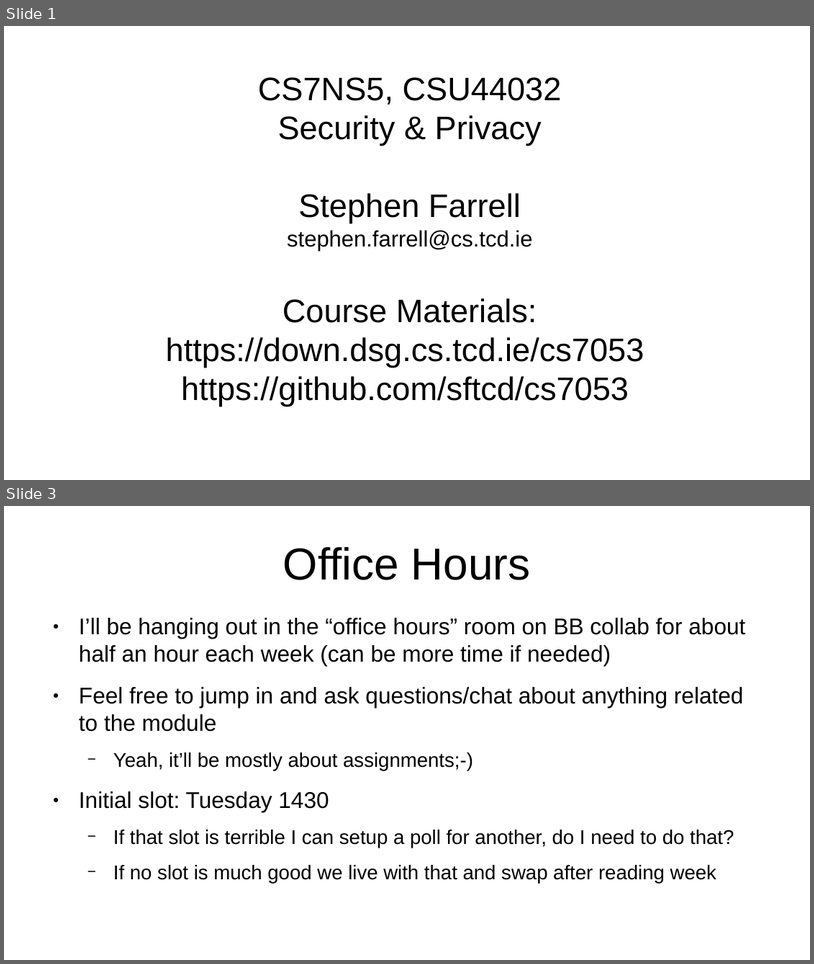
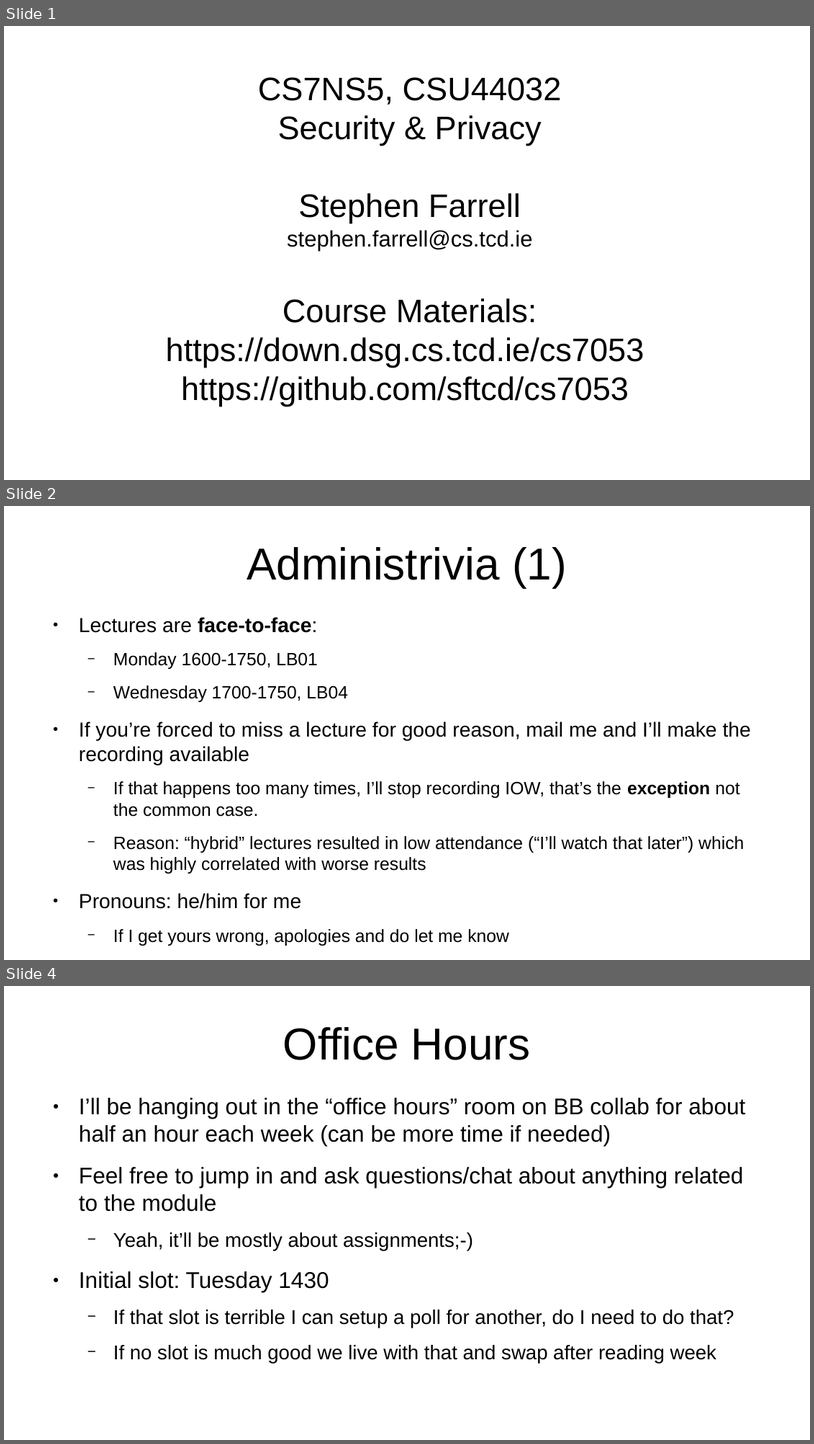
Before and after one commit to sftcd/cs7053, a slide deck: 2023lectures/00-quick-intro.odp. Shown one above the other, each under a label of ours: slides 1 and 3 before the commit, slides 1, 2 and 4 after it; the slides between them are not shown. The pictures are 814x964 and 814x1444 pixels, drawn with LibreOffice and Linux fonts; fonts in the diff are those of the drawing. Boxes give left, top, right and bottom in pixels: in the first picture for what was removed or moved away, otherwise in the second. Text is boxed around its words. In the diff, an @@ line names an element or a change of style, - is before the commit and + after.

```diff
--- a/2023lectures/00-quick-intro.odp
+++ b/2023lectures/00-quick-intro.odp
@@ slide 2 added at box(4, 506, 810, 960), background #FFFFFF @@
@@ title added at box(247, 547, 567, 587), 44 pt, text #000000 @@
+Administrivia (1)
@@ text added at box(79, 617, 751, 945), 17.5 pt, text #000000 @@
+● Lectures are face-to-face:
+  − Monday 1600-1750, LB01
+  − Wednesday 1700-1750, LB04
+● If you’re forced to miss a lecture for good reason, mail me and I’ll make the recording available
+  − If that happens too many times, I’ll stop recording IOW, that’s the exception not the common case.
+  − Reason: “hybrid” lectures resulted in low attendance (“I’ll watch that later”) which was highly correlated with worse results
+● Pronouns: he/him for me
+  − If I get yours wrong, apologies and do let me know
@@ what was slide 3 is now slide 4 @@
```
Also in this commit, not shown: 3 slides changed, 1 other slide added, 1 slide removed, 4 other files.
